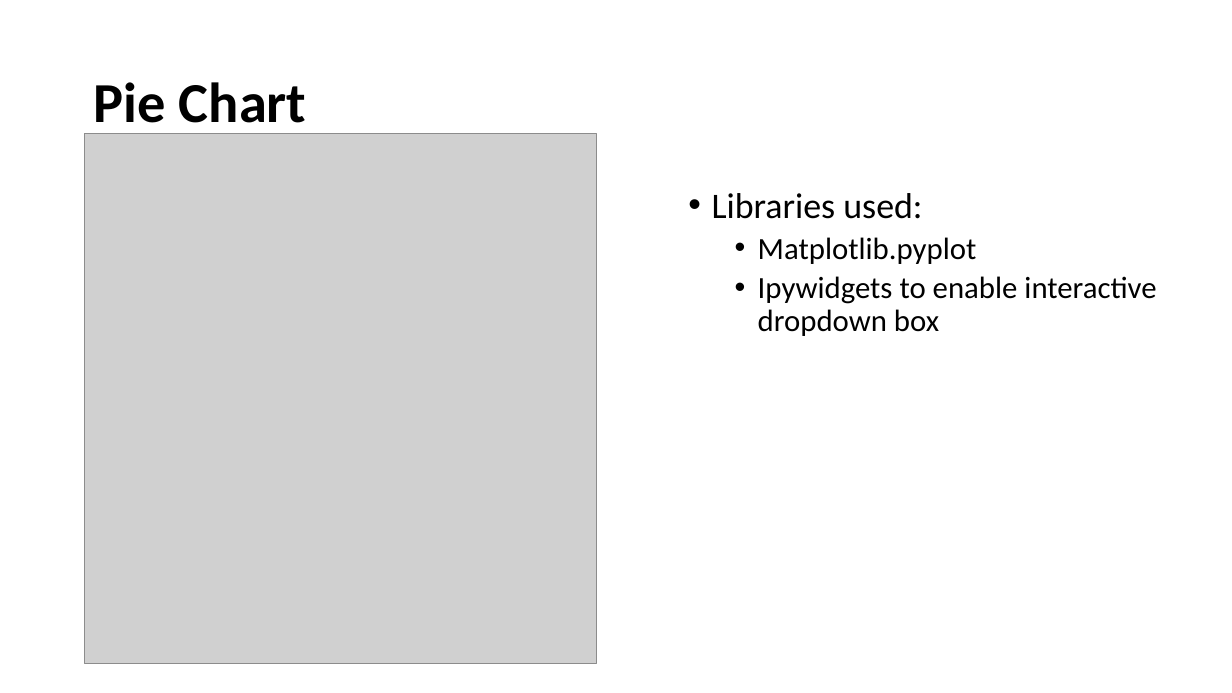
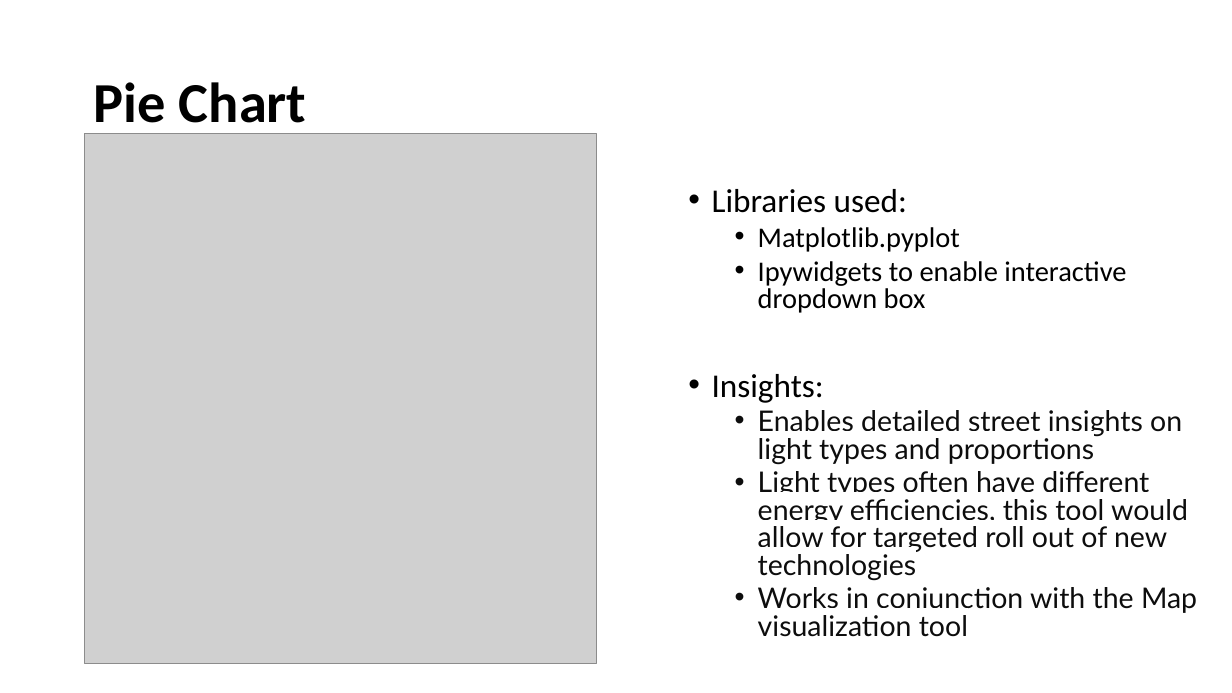
Before and after one commit to fsantosvix/Project3-Group2, a slide deck: slide 5 of Presentation/Project 3 Group 2 powerpoint.pptx (slide 4 before the commit). Drawn at 1232x693 pixels with LibreOffice and Linux fonts; fonts in the diff are those of the drawing; grey boxes stand for pictures. Boxes give left, top, right and bottom in pixels: in the first picture for what was removed or moved away, otherwise in the second. Text is boxed around its words. In the diff, an @@ line names an element or a change of style, - is before the commit and + after.

Commit message:
Updating presentation

```diff
--- a/Presentation/Project 3 Group 2 powerpoint.pptx
+++ b/Presentation/Project 3 Group 2 powerpoint.pptx
@@ text at (x1=712, y1=189, x2=1126, y2=313): size 28 to 25.9 pt in "Libraries used:"; size 24 to 22.2 pt in "Matplotlib.pyplot", "Ipywidgets to enable interactive dropdown box"; line spacing 0.9 to 0.8 @@
@@ text at (x1=712, y1=374, x2=1197, y2=637): paragraphs added @@
+• Insights:
+  • Enables detailed street insights on light types and proportions
+  • Light types often have different energy efficiencies, this tool would allow for targeted roll out of new technologies
+  • Works in conjunction with the Map visualization tool
```
Also in this commit, not shown: 2 other slides changed, 1 slide added, 1 slide removed.
